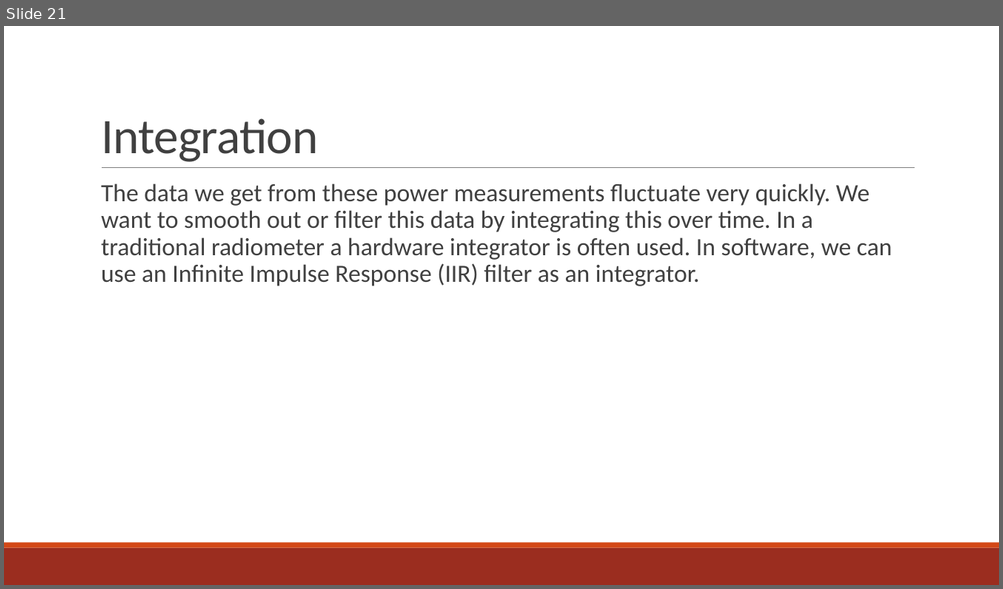
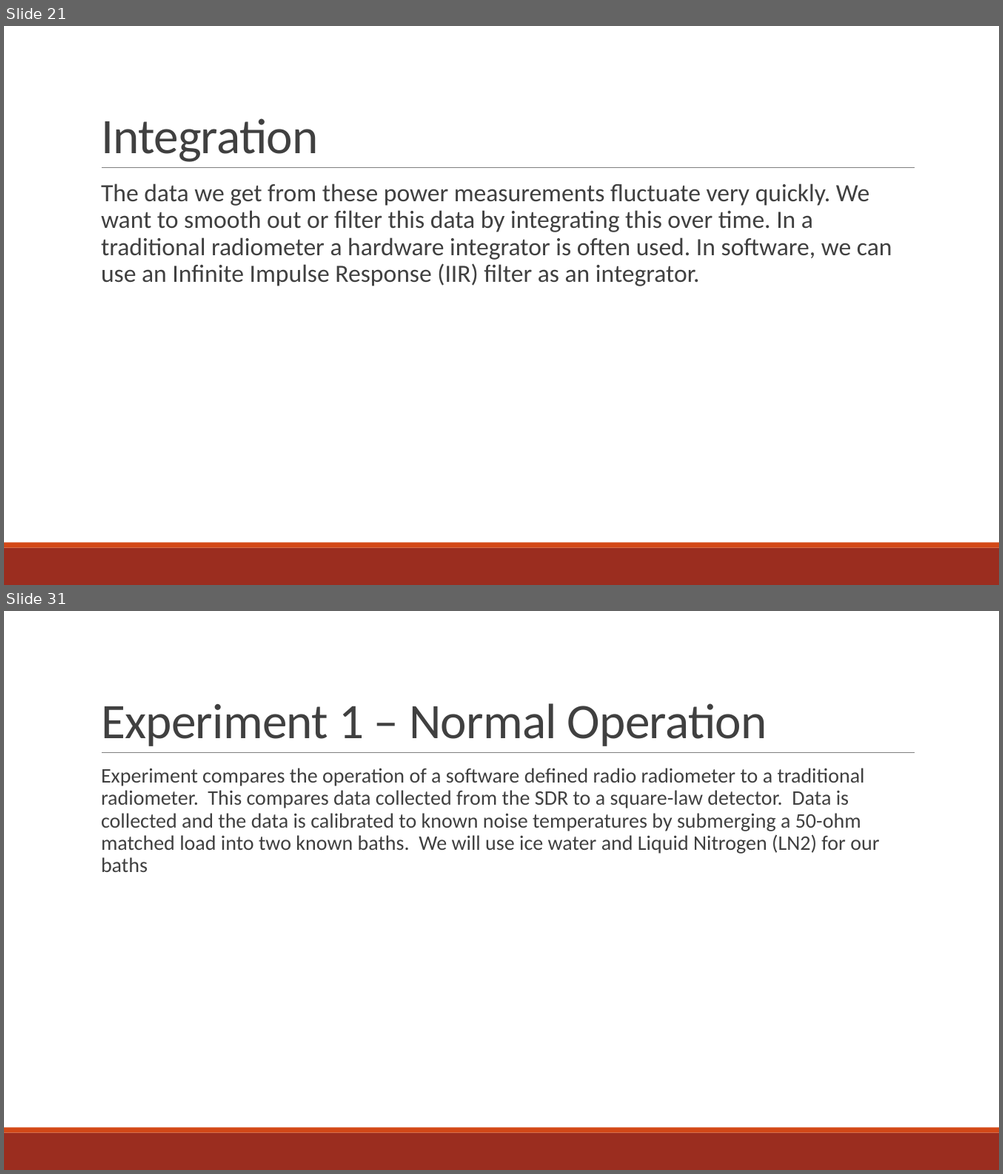
Before and after one commit to matgyver/Radiometer-SDR-Thesis, a slide deck: Presentation/Final Oral Presentation.pptx. Shown one above the other, each under a label of ours: slide 21 before the commit, slides 21 and 31 after it; the slides between them are not shown. The pictures are 1003x589 and 1003x1174 pixels, drawn with LibreOffice and Linux fonts; fonts in the diff are those of the drawing. Boxes give left, top, right and bottom in pixels: in the first picture for what was removed or moved away, otherwise in the second. Text is boxed around its words. In the diff, an @@ line names an element or a change of style, - is before the commit and + after.

```diff
--- a/Presentation/Final Oral Presentation.pptx
+++ b/Presentation/Final Oral Presentation.pptx
@@ slide 31 added at (4,611,999,1170), background #FFFFFF; not listed: 3 template elements that a slide beside it also shows @@
@@ title added at (101,703,767,746), 48 pt, text #404040 @@
+Experiment 1 – Normal Operation
@@ text added at (101,768,879,872), 20 pt, text #404040 @@
+  Experiment compares the operation of a software defined radio radiometer to a traditional radiometer. This compares data collected from the SDR to a square-law detector. Data is collected and the data is calibrated to known noise temperatures by submerging a 50-ohm matched load into two known baths. We will use ice water and Liquid Nitrogen (LN2) for our baths
```
Also in this commit, not shown: 14 other slides added.
